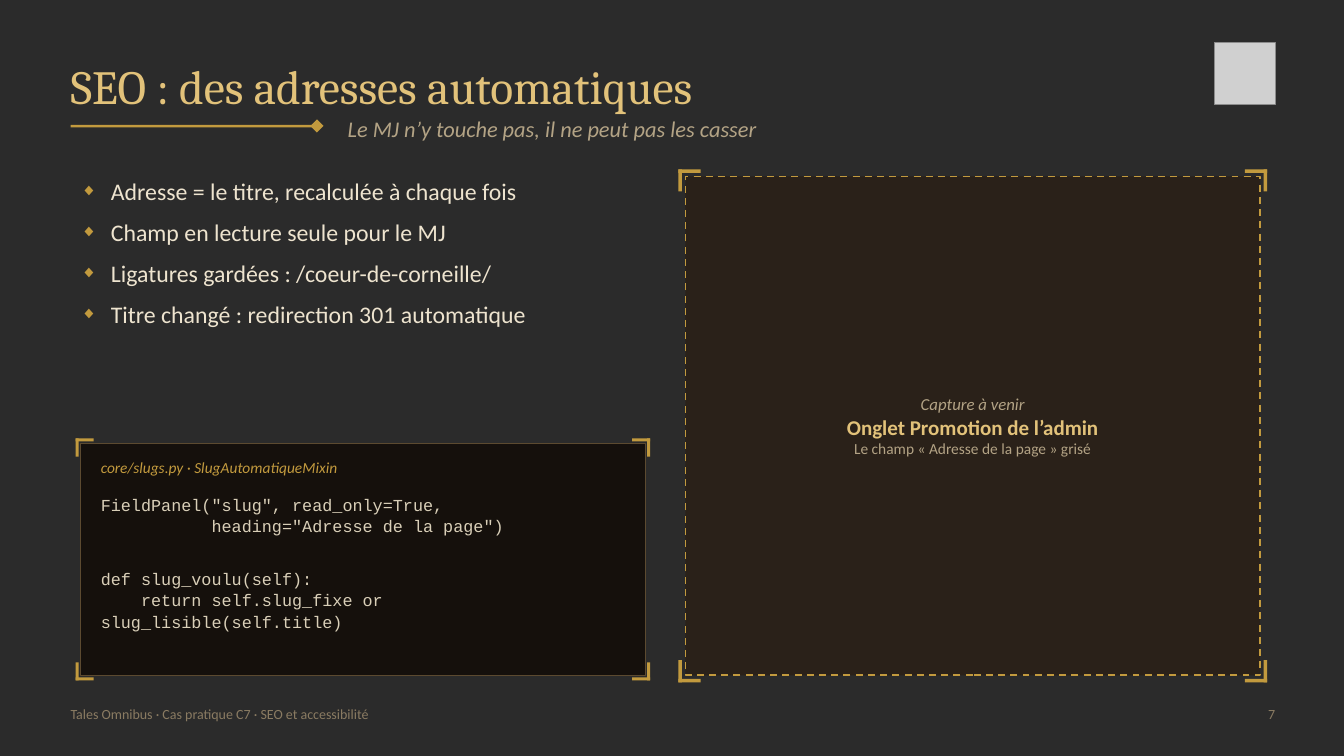
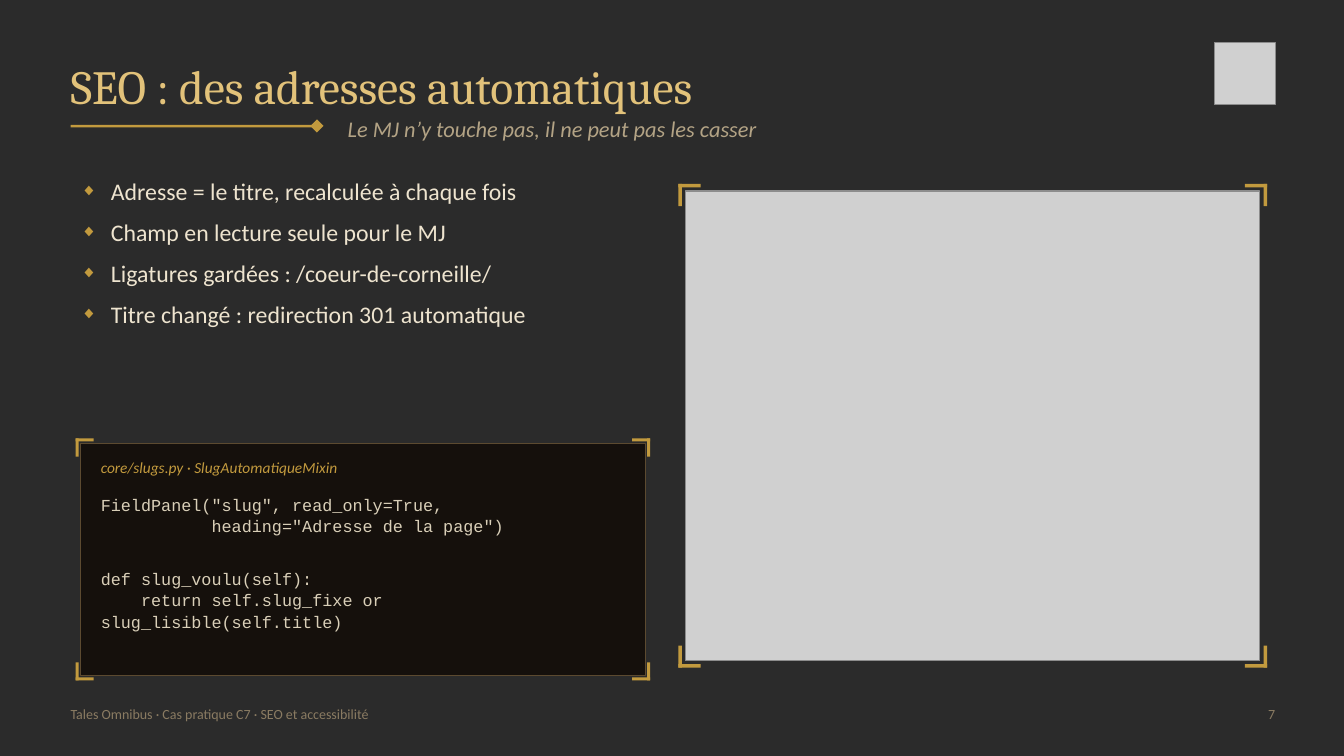
Before and after one commit to QuentinMich/Tales_Omnibus, a slide deck: slide 7 of rapport/slides/Soutenance partie 2 - SEO et accessibilité.pptx. Drawn at 1344x756 pixels with LibreOffice and Linux fonts; fonts in the diff are those of the drawing; grey boxes stand for pictures; background and template pictures are left out; a plain dark background stands for a picture behind light text. Boxes give left, top, right and bottom in pixels: in the first picture for what was removed or moved away, otherwise in the second. Text is boxed around its words. In the diff, an @@ line names an element or a change of style, - is before the commit and + after.

```diff
--- a/rapport/slides/Soutenance partie 2 - SEO et accessibilité.pptx
+++ b/rapport/slides/Soutenance partie 2 - SEO et accessibilité.pptx
@@ rectangle removed at box(686, 176, 1260, 676) @@
-Capture à venir
-Onglet Promotion de l’admin
-Le champ « Adresse de la page » grisé
@@ picture added at box(686, 192, 1260, 661) @@
@@ 4 rectangles: place and size @@
-4 rectangles at box(679, 169, 1268, 192)
+4 rectangles at box(679, 185, 1268, 207)
@@ 4 rectangles: place and size @@
-4 rectangles at box(679, 660, 1268, 684)
+4 rectangles at box(679, 645, 1268, 668)
```
Also in this commit, not shown: 2 other slides changed, 4 other files.
